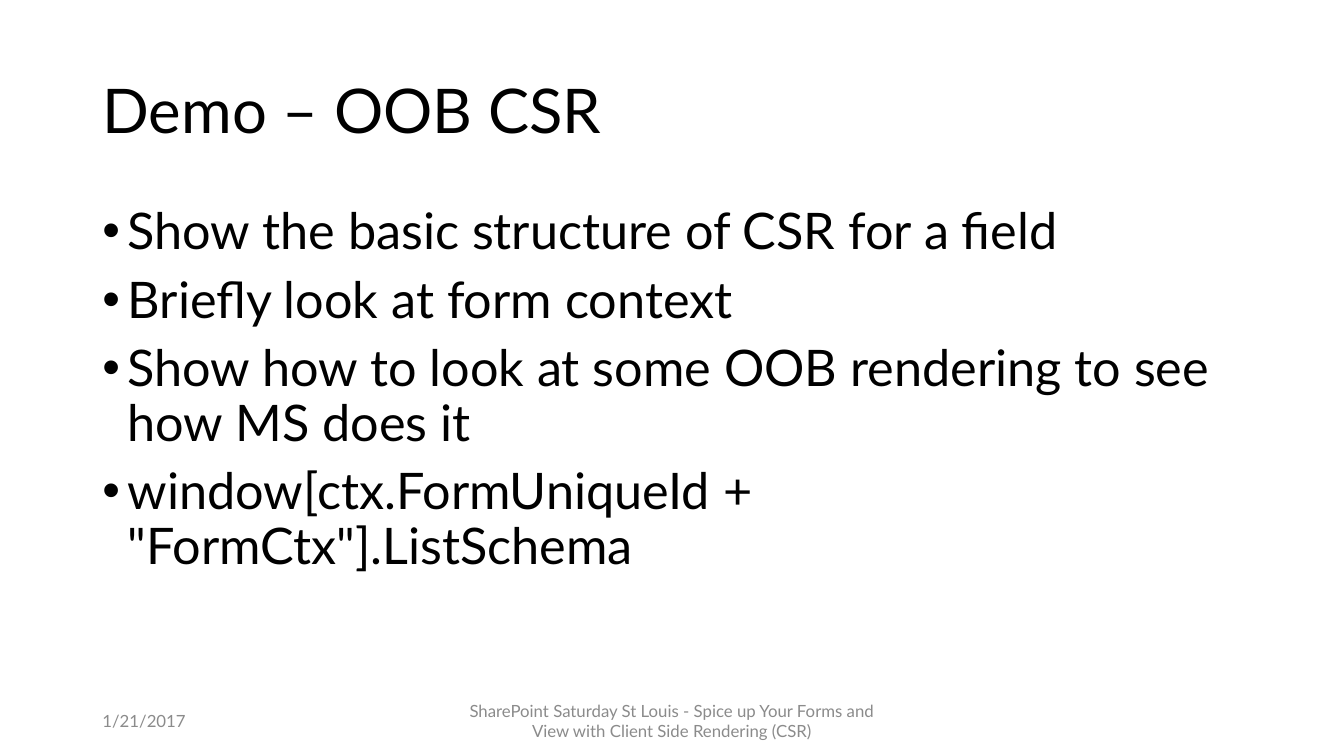
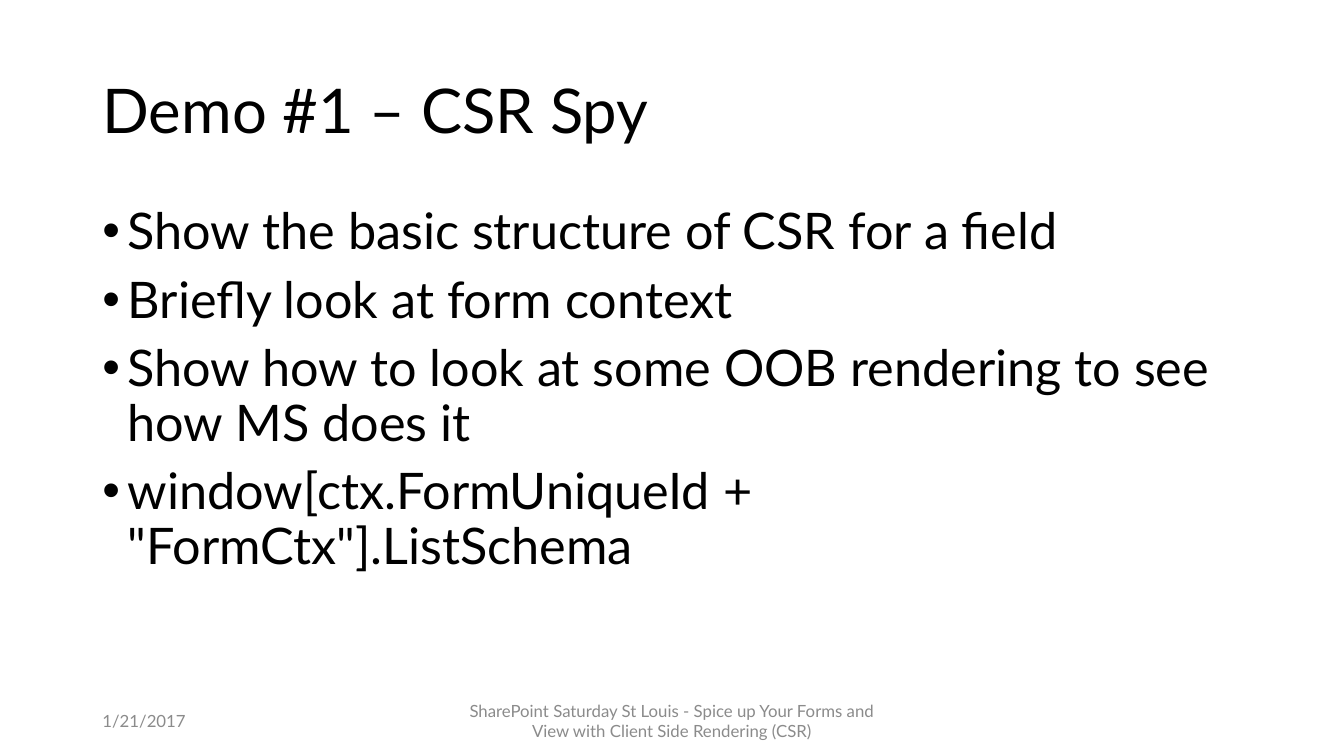
Before and after one commit to mcsheaj/CSRDemos, a slide deck: slide 9 of SPSSTL_CSR.pptx (slide 8 before the commit). Drawn at 1344x756 pixels with LibreOffice and Linux fonts; fonts in the diff are those of the drawing. Boxes give left, top, right and bottom in pixels: in the first picture for what was removed or moved away, otherwise in the second. Text is boxed around its words. In the diff, an @@ line names an element or a change of style, - is before the commit and + after.

```diff
--- a/SPSSTL_CSR.pptx
+++ b/SPSSTL_CSR.pptx
@@ title at (102,88,648,144): text changed @@
-Demo – OOB CSR
+Demo #1 – CSR Spy
```
Also in this commit, not shown: 4 other slides changed, 2 slides added, 8 other files.
